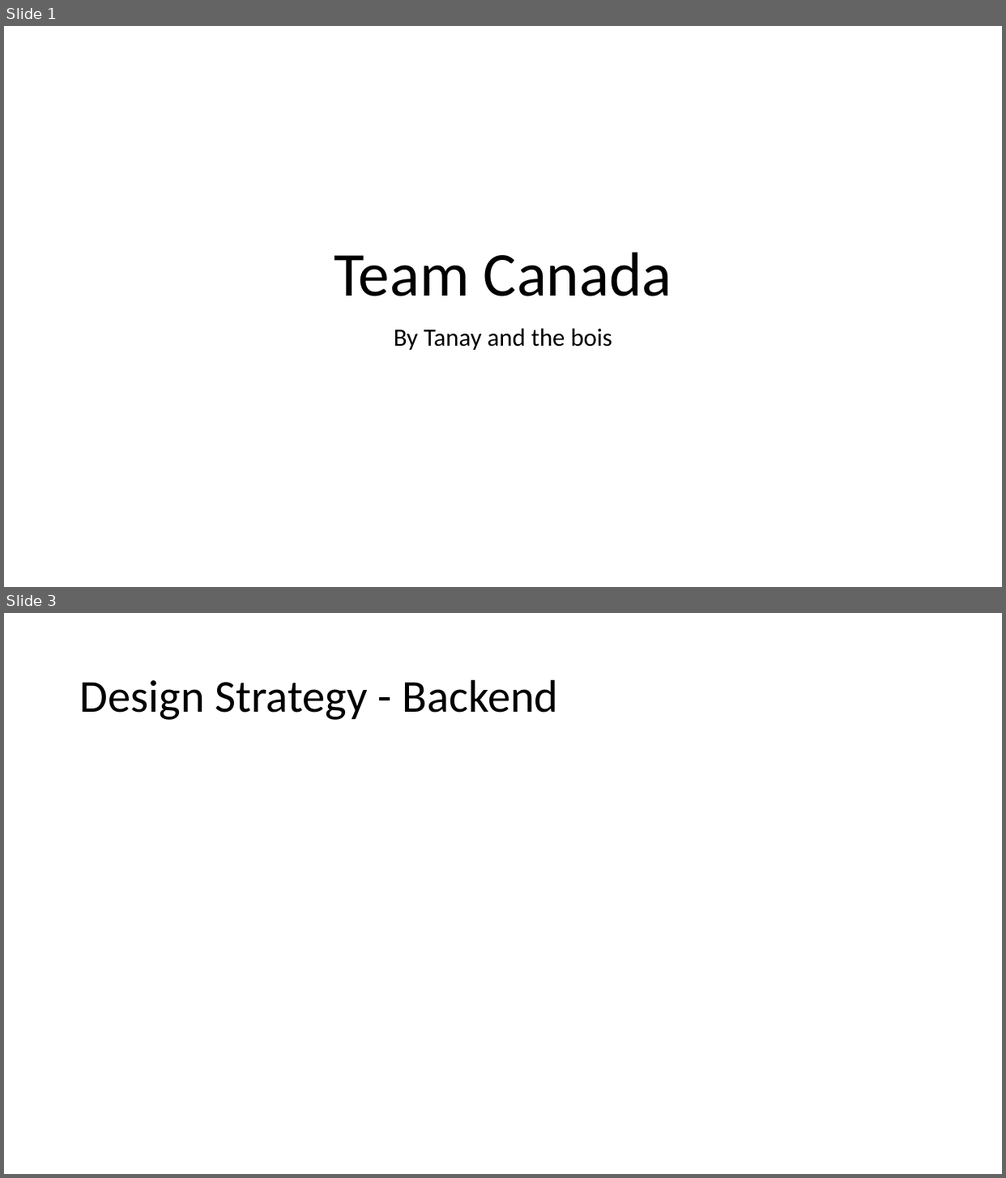
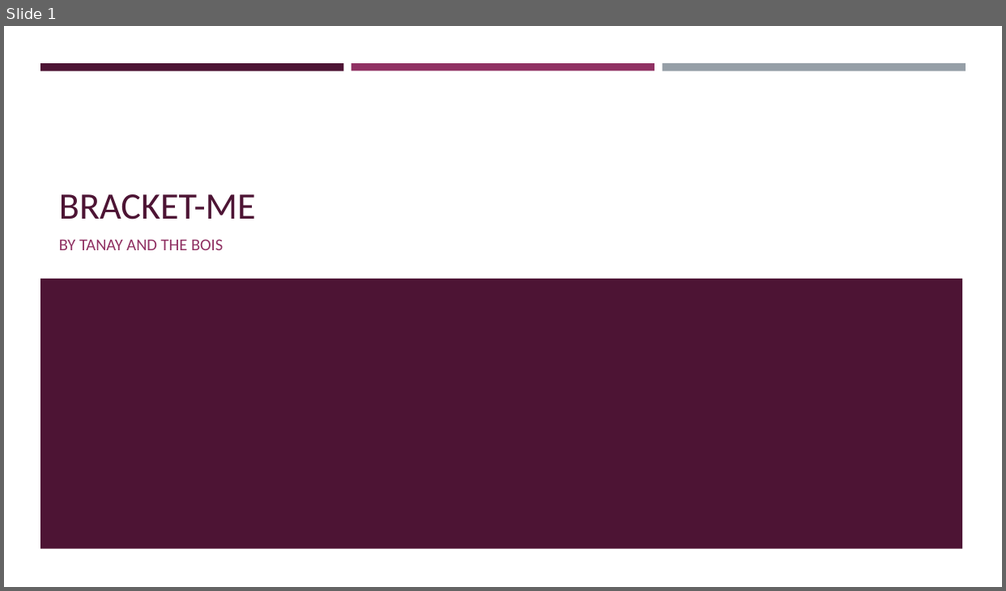
Before and after one commit to tanay97/WEC2019, a slide deck: presentation.pptx. Shown one above the other, each under a label of ours: slides 1 and 3 before the commit, slide 1 after it; the slides between them are not shown. The pictures are 1006x1178 and 1006x591 pixels, drawn with LibreOffice and Linux fonts; fonts in the diff are those of the drawing. Boxes give left, top, right and bottom in pixels: in the first picture for what was removed or moved away, otherwise in the second. Text is boxed around its words. In the diff, an @@ line names an element or a change of style, - is before the commit and + after.

```diff
--- a/presentation.pptx
+++ b/presentation.pptx
@@ slide 3 removed at box(4, 613, 1002, 1174), background #FFFFFF @@
@@ title removed at box(80, 679, 559, 720) @@
-Design Strategy - Backend
@@ slide 1 changed as well @@
@@ rectangle added at box(40, 63, 344, 71), fill #4D1434 @@
@@ rectangle added at box(351, 63, 654, 71), fill #903163 @@
@@ rectangle added at box(662, 63, 965, 71), fill #969FA7 @@
@@ title at box(59, 194, 256, 220): text changed; size 60 to 36 pt; text colour #000000 to #4D1434 @@
-Team Canada
+BRACKET-ME
@@ subtitle at box(59, 239, 223, 250): text changed; size 24 to 16 pt; text colour #000000 to #903163 @@
-By Tanay and the bois
+BY TANAY AND THE BOIS
@@ rectangle added at box(40, 278, 963, 548), fill #4D1434 @@
```
Also in this commit, not shown: 1 other slide changed, 4 slides added, 2 other slides removed.
